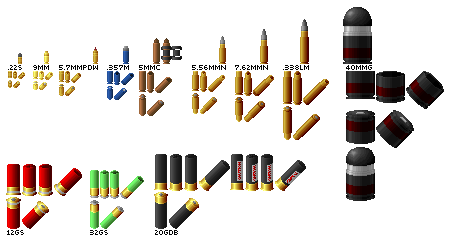
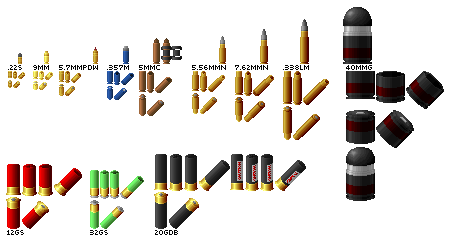
Layer changes from the first 449x239 image to the second:
added group "Changes" with 20 layers above "Layer 1" over [7, 184, 66, 214]
added group "12ga Shells" with 5 layers in group "Changes" over [7, 184, 66, 214]
added layer "Layer 5" in group "12ga Shells" over [7, 184, 66, 214]
